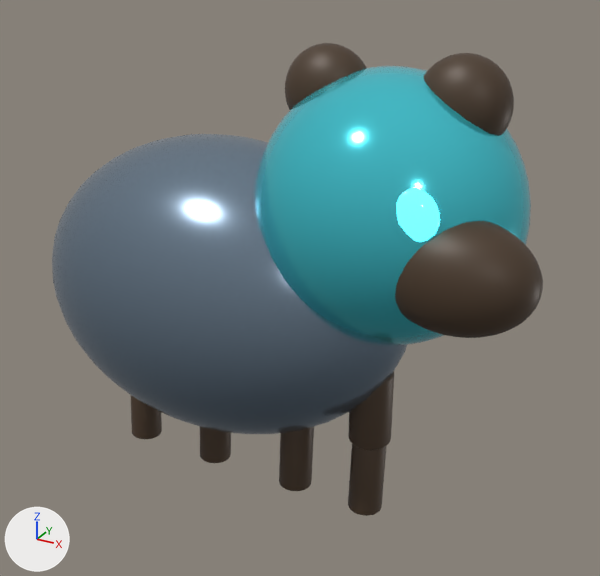
Two versions of the glTF model public/models/pets/quadruped_v5.glb, one commit apart.
Camera for both pictures: a 50 mm lens placed at (1.364, -2.136, 1.136), pointed at (0.167, 0.039, 0.049). Lighting does not change. The marker at lower left points along +X, +Y and +Z. The first picture is the older version. Where no turn or scale is listed for an object, it has been applied to the vertices. Vertices at exactly the same position are counted once.

Before the edit, the objects in view are built like this:
```python
ob_bear_cub_body_primary = bpy.data.objects.new('BEAR_CUB_BODY_PRIMARY', me_sphere_686)
ob_bear_cub_body_primary.location = (-0.1, 0.0, 0.02)
ob_bear_cub_ear_secondary = bpy.data.objects.new('BEAR_CUB_EAR_SECONDARY', me_sphere_688)
ob_bear_cub_ear_secondary.location = (0.28, 0.0, 0.7)
ob_bear_cub_head_accent = bpy.data.objects.new('BEAR_CUB_HEAD_ACCENT', me_sphere_687)
ob_bear_cub_head_accent.location = (0.48, 0.0, 0.38)
ob_bear_cub_lower_leg_secondary = bpy.data.objects.new('BEAR_CUB_LOWER_LEG_SECONDARY', me_cylinder_566)
ob_bear_cub_lower_leg_secondary.location = (-0.48, -0.01, -0.55)
ob_bear_cub_lower_leg_secondary_001 = bpy.data.objects.new('BEAR_CUB_LOWER_LEG_SECONDARY.001', me_cylinder_568)
ob_bear_cub_lower_leg_secondary_001.location = (-0.16, -0.01, -0.55)
ob_bear_cub_lower_leg_secondary_002 = bpy.data.objects.new('BEAR_CUB_LOWER_LEG_SECONDARY.002', me_cylinder_570)
ob_bear_cub_lower_leg_secondary_002.location = (0.18, -0.01, -0.55)
ob_bear_cub_lower_leg_secondary_003 = bpy.data.objects.new('BEAR_CUB_LOWER_LEG_SECONDARY.003', me_cylinder_572)
ob_bear_cub_lower_leg_secondary_003.location = (0.45, -0.01, -0.55)
ob_bear_cub_muzzle_secondary = bpy.data.objects.new('BEAR_CUB_MUZZLE_SECONDARY', me_sphere_690)
ob_bear_cub_muzzle_secondary.location = (0.76, -0.2, 0.3)
ob_bear_cub_upper_leg_secondary_003 = bpy.data.objects.new('BEAR_CUB_UPPER_LEG_SECONDARY.003', me_cylinder_571)
ob_bear_cub_upper_leg_secondary_003.location = (0.45, 0.0, -0.29)
# also in view: 'EYE_EMISSIVE.001' at (0.64, -0.27, 0.46); 'BEAR_CUB_EAR_SECONDARY.001' at (0.68, 0.0, 0.7)
```
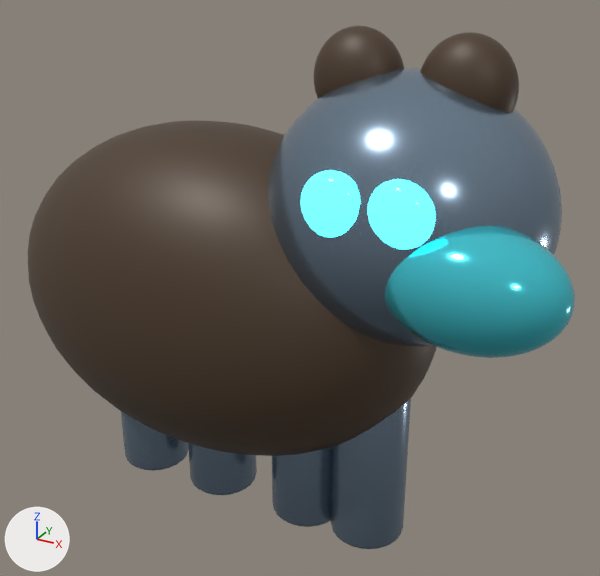
Boxes [x1, y1, x2, y2] around the edits, measured in the pictures (600 x 576 px):
'BEAR_CUB_BODY_PRIMARY', reshaped, moved, recoloured (15% wider, 12% taller)
    before: [52, 134, 408, 434]
    after: [28, 121, 437, 456]
'BEAR_CUB_HEAD_ACCENT', moved, rescaled, recoloured (6% wider)
    before: [255, 66, 531, 345]
    after: [268, 68, 562, 346]
'BEAR_MUZZLE_ACCENT', added (cyan)
    after: [385, 226, 575, 358]
'BEAR_CUB_MUZZLE_SECONDARY', deleted (brown)
    before: [395, 221, 543, 338]
'BEAR_LEG_PRIMARY.003', added
    after: [331, 398, 411, 549]
'BEAR_CUB_EAR_SECONDARY.001', moved
    before: [424, 53, 514, 136]
    after: [421, 32, 519, 112]
'BEAR_LEG_PRIMARY.002', added
    after: [272, 447, 332, 527]
'BEAR_EAR_SECONDARY', added (brown)
    after: [314, 26, 404, 99]
'EYE_EMISSIVE.001', moved
    before: [396, 188, 440, 242]
    after: [367, 179, 436, 250]
'BEAR_CUB_EAR_SECONDARY', deleted (brown)
    before: [285, 43, 367, 110]
'BEAR_LEG_PRIMARY.001', added
    after: [188, 443, 257, 495]
'BEAR_LEG_PRIMARY', added
    after: [121, 411, 189, 471]
'BEAR_CUB_UPPER_LEG_SECONDARY.003', deleted (brown)
    before: [348, 371, 394, 450]
'BEAR_CUB_LOWER_LEG_SECONDARY.003', deleted (brown)
    before: [348, 444, 387, 516]
'BEAR_CUB_LOWER_LEG_SECONDARY.002', deleted (brown)
    before: [279, 427, 314, 491]
'BEAR_CUB_LOWER_LEG_SECONDARY', deleted (brown)
    before: [131, 396, 162, 439]
'BEAR_CUB_LOWER_LEG_SECONDARY.001', deleted
    before: [200, 426, 231, 463]
'EYE_EMISSIVE', unchanged, uncovered by the edit
    after: [300, 170, 361, 238]

Patch to the scene script:
```diff
--- a/public/models/pets/quadruped_v5.glb.py
+++ b/public/models/pets/quadruped_v5.glb.py
@@ me_sphere_686 @@
-me_sphere_686.from_pydata(...)  # 922 vertices, 1840 faces; spans x -0.66..0.66, y -0.43..0.43, z -0.5..0.5
-me_sphere_686.materials.append(mat_deep_primary)  # greyish blue #8497aa
+me_sphere_686.from_pydata(...)  # 922 vertices, 1840 faces; spans x -0.764..0.764, y -0.452..0.452, z -0.562..0.562
+# me_sphere_686 part 1: the whole mesh is multiplied about its middle by the matrix ((1.158, 0.0, 0.0), (0.0, 1.052, 0.0), (0.0, 0.0, 1.123))
+me_sphere_686.materials.append(mat_deep_secondary)  # brown #4d3c2c
@@ me_sphere_687 @@
-me_sphere_687.from_pydata(...)  # 922 vertices, 1840 faces; spans x -0.4..0.4, y -0.36..0.36, z -0.4..0.4
-me_sphere_687.materials.append(mat_deep_accent)  # cyan #50ddeb
+me_sphere_687.from_pydata(...)  # 922 vertices, 1840 faces; spans x -0.421..0.421, y -0.351..0.351, z -0.39..0.39
+# me_sphere_687 part 2: the whole mesh is scaled about its middle by (1.05, 0.975, 0.975)
+me_sphere_687.materials.append(mat_deep_primary)  # greyish blue #8497aa
@@ ob_bear_cub_body_primary @@
 ob_bear_cub_body_primary = bpy.data.objects.new('BEAR_CUB_BODY_PRIMARY', me_sphere_686)
-ob_bear_cub_body_primary.location = (-0.1, 0.0, 0.02)
+ob_bear_cub_body_primary.location = (-0.117, 0.0, 0.0)
@@ ob_bear_cub_head_accent @@
 ob_bear_cub_head_accent = bpy.data.objects.new('BEAR_CUB_HEAD_ACCENT', me_sphere_687)
-ob_bear_cub_head_accent.location = (0.48, 0.0, 0.38)
+ob_bear_cub_head_accent.location = (0.546, -0.016, 0.39)
@@ ob_bear_cub_lower_leg_secondary @@
-ob_bear_cub_lower_leg_secondary = bpy.data.objects.new('BEAR_CUB_LOWER_LEG_SECONDARY', me_cylinder_566)
@@ ob_bear_cub_lower_leg_secondary_001 @@
-ob_bear_cub_lower_leg_secondary_001 = bpy.data.objects.new('BEAR_CUB_LOWER_LEG_SECONDARY.001', me_cylinder_568)
@@ ob_bear_cub_lower_leg_secondary_002 @@
-ob_bear_cub_lower_leg_secondary_002 = bpy.data.objects.new('BEAR_CUB_LOWER_LEG_SECONDARY.002', me_cylinder_570)
@@ ob_bear_cub_upper_leg_secondary_003 @@
-ob_bear_cub_upper_leg_secondary_003 = bpy.data.objects.new('BEAR_CUB_UPPER_LEG_SECONDARY.003', me_cylinder_571)
@@ ob_bear_cub_lower_leg_secondary_003 @@
-ob_bear_cub_lower_leg_secondary_003 = bpy.data.objects.new('BEAR_CUB_LOWER_LEG_SECONDARY.003', me_cylinder_572)
@@ ob_bear_cub_ear_secondary @@
-ob_bear_cub_ear_secondary = bpy.data.objects.new('BEAR_CUB_EAR_SECONDARY', me_sphere_688)
@@ ob_bear_cub_ear_secondary_001 @@
 ob_bear_cub_ear_secondary_001 = bpy.data.objects.new('BEAR_CUB_EAR_SECONDARY.001', me_sphere_689)
-ob_bear_cub_ear_secondary_001.location = (0.68, 0.0, 0.7)
+ob_bear_cub_ear_secondary_001.location = (0.686, 0.0, 0.741)
@@ ob_bear_cub_muzzle_secondary @@
-ob_bear_cub_muzzle_secondary = bpy.data.objects.new('BEAR_CUB_MUZZLE_SECONDARY', me_sphere_690)
@@ ob_eye_emissive_001 @@
 ob_eye_emissive_001 = bpy.data.objects.new('EYE_EMISSIVE.001', me_sphere_692)
-ob_eye_emissive_001.location = (0.64, -0.27, 0.46)
+ob_eye_emissive_001.location = (0.647, -0.328, 0.484)
@@ ob_bear_ear_secondary @@
+ob_bear_ear_secondary = bpy.data.objects.new('BEAR_EAR_SECONDARY', me_sphere_712)  # a UV sphere (40 segments, 24 rings, poles along z) spanning x -0.133..0.133, y -0.094..0.094, z -0.14..0.14; in mat_deep_secondary (brown #4d3c2c)
+ob_bear_ear_secondary.location = (0.374, 0.0, 0.741)
@@ ob_bear_leg_primary_003 @@
+ob_bear_leg_primary_003 = bpy.data.objects.new('BEAR_LEG_PRIMARY.003', me_cylinder_555)  # 192 vertices, 380 faces; spans x -0.125..0.125, y -0.125..0.125, z -0.281..0.281; in mat_deep_primary (greyish blue #8497aa)
+ob_bear_leg_primary_003.location = (0.452, 0.0, -0.499)
@@ ob_bear_leg_primary_002 @@
+ob_bear_leg_primary_002 = bpy.data.objects.new('BEAR_LEG_PRIMARY.002', me_cylinder_555.copy())
+ob_bear_leg_primary_002.location = (0.218, 0.0, -0.499)
@@ ob_bear_leg_primary_001 @@
+ob_bear_leg_primary_001 = bpy.data.objects.new('BEAR_LEG_PRIMARY.001', me_cylinder_555.copy())
+ob_bear_leg_primary_001.location = (-0.14, 0.0, -0.499)
@@ ob_bear_leg_primary @@
+ob_bear_leg_primary = bpy.data.objects.new('BEAR_LEG_PRIMARY', me_cylinder_555.copy())
+ob_bear_leg_primary.location = (-0.452, 0.0, -0.499)
@@ ob_bear_muzzle_accent @@
+ob_bear_muzzle_accent = bpy.data.objects.new('BEAR_MUZZLE_ACCENT', me_sphere_711)  # a UV sphere (40 segments, 24 rings, poles along z) spanning x -0.25..0.25, y -0.156..0.156, z -0.172..0.172; in mat_deep_accent (cyan #50ddeb)
+ob_bear_muzzle_accent.location = (0.819, -0.25, 0.296)
```
